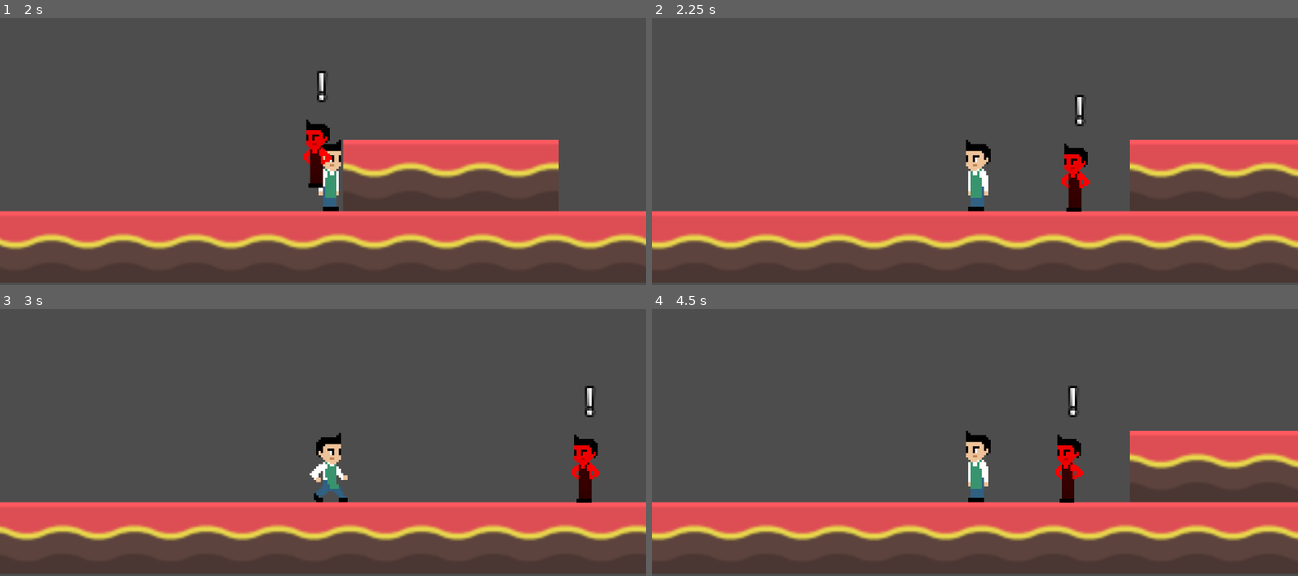
Above: before the commit, frames 1-4 (two rows, left to right).
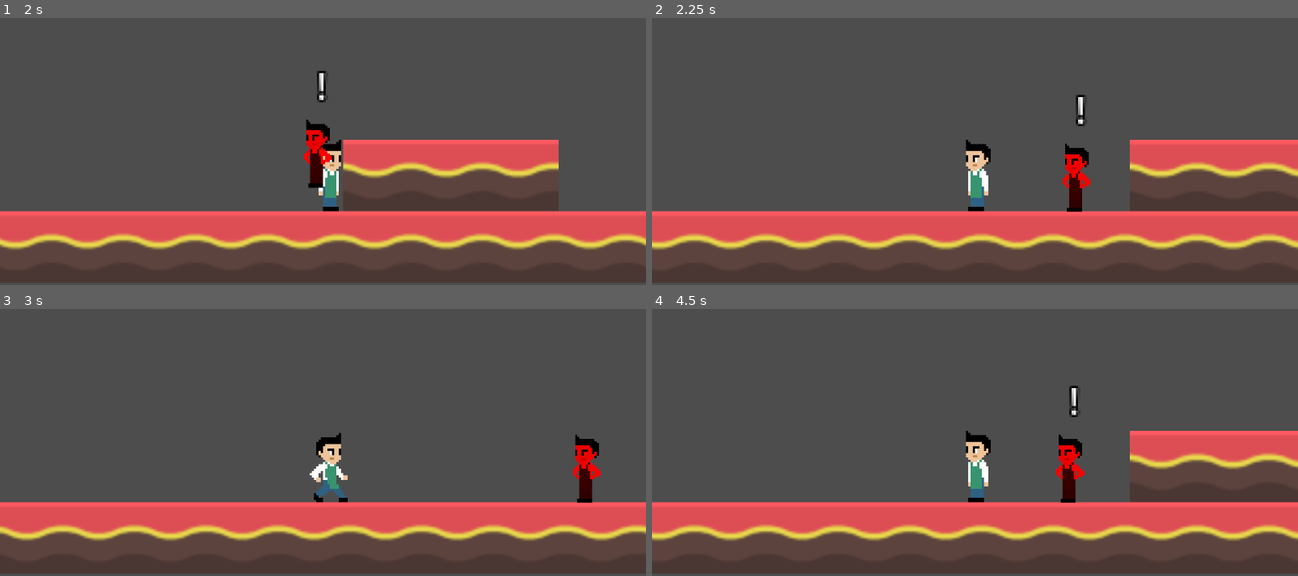
Above: after the commit, the same moments.

Repository: TheKizzyDev/GodotWildJam62
Game: Godot game, scene res://temp/temporary_test_area.tscn
Two runs of this game, one before a commit and one after it. Both use one fixed random seed, a clock stepped at 60 frames per second and the inputs below. This scene is started directly instead of the project's main scene.
Inputs (mouse positions are in pixels of both pictures, inside the frame that each line leads up to):
- Up to frame 1 (2 s): tap Enter at 0.5 s; move the mouse to (465, 84) at 0.52 s; hold D (move_right) from 0.53 s (still down); click (465, 84) at 0.6 s; tap Space (jump) at 0.77, 1.52 s; move the mouse to (193, 122) at 1.27 s; tap E (interact) at 1.35 s; click (193, 122) at 1.55 s
- Up to frame 2 (2.25 s): move the mouse to (1039, 23) at 2.02 s; release D (move_right) at 2.03 s; hold A (move_left) from 2.03 s (still down); click (1039, 23) at 2.1 s
- Up to frame 3 (3 s): move the mouse to (290, 466) at 2.77 s; release A (move_left) at 2.78 s; hold D (move_right) from 2.78 s (still down); click (290, 466) at 2.85 s
- Up to frame 4 (4.5 s): tap Space (jump) at 3.02, 3.77 s; move the mouse to (1168, 450) at 3.52 s; hold E (interact) 3.53-4.28 s; click (1168, 450) at 3.8 s; move the mouse to (781, 341) at 4.27 s; release D (move_right) at 4.28 s; hold A (move_left) from 4.28 s (still down); click (781, 341) at 4.35 s

Frame 1 is identical in both runs. In frame 2, 0.2% of the frame differs, in the area x 63-68%, y 28-73%; in frame 3, 0.3%, in the area x 88-93%, y 28-73%; in frame 4, 0.3%.

Commit message:
added hitbox and hurtbox functionality

Diff:
--- /dev/null
+++ b/components/hitbox.gd
@@ -0,0 +1,22 @@
+extends Area2D
+class_name Hitbox
+
+@export var damage = 1
+
+
+func enable(_set_enable: bool = true):
+	for child in get_children():
+		if child is CollisionShape2D or child is CollisionPolygon2D:
+			child.set_deferred("disabled", not _set_enable)
+
+
+func disable():
+	enable(false)
+
+
+################################## SIGNALS ##################################
+
+func _on_area_entered(area):
+	if area is Hurtbox:
+		print("attacking ", area.owner.name)
+		area.take_damage(damage)
--- /dev/null
+++ b/components/hitbox.tscn
@@ -0,0 +1,10 @@
+[gd_scene load_steps=2 format=3 uid="uid://fmy4e7q8y2ie"]
+
+[ext_resource type="Script" path="res://components/hitbox.gd" id="1_67gkn"]
+
+[node name="Hitbox" type="Area2D"]
+collision_layer = 0
+collision_mask = 0
+script = ExtResource("1_67gkn")
+
+[connection signal="area_entered" from="." to="." method="_on_area_entered"]
--- /dev/null
+++ b/components/hurtbox.gd
@@ -0,0 +1,33 @@
+extends Area2D
+class_name Hurtbox
+
+signal health_changed
+signal died
+
+@export var max_health = 3
+
+var health = max_health:
+	set(_health):
+		if health != _health:
+			emit_signal("health_changed")
+		health = _health
+		if health <= 0:
+			emit_signal("died")
+
+
+func _ready():
+	health = max_health
+
+
+func take_damage(_damage : int = 1):
+	health -= _damage
+
+
+func enable(_set_enable: bool = true):
+	for child in get_children():
+		if child is CollisionShape2D or child is CollisionPolygon2D:
+			child.set_deferred("disabled", not _set_enable)
+
+
+func disable():
+	enable(false)
--- /dev/null
+++ b/components/hurtbox.tscn
@@ -0,0 +1,8 @@
+[gd_scene load_steps=2 format=3 uid="uid://cho7o3kcm17lq"]
+
+[ext_resource type="Script" path="res://components/hurtbox.gd" id="1_t1x38"]
+
+[node name="Hurtbox" type="Area2D"]
+collision_layer = 0
+collision_mask = 0
+script = ExtResource("1_t1x38")
--- a/enemies/enemy_base.gd
+++ b/enemies/enemy_base.gd
@@ -145,3 +145,7 @@
 	if current_state == States.NOTICE or current_state == States.ATTACK:
 		enter_idle()
 		$TemporaryExclamationMark.visible = false
+
+
+func _on_hurtbox_died():
+	queue_free()
--- a/enemies/enemy_base.tscn
+++ b/enemies/enemy_base.tscn
@@ -1,7 +1,9 @@
-[gd_scene load_steps=6 format=3 uid="uid://cbtkxmgwfteas"]
+[gd_scene load_steps=10 format=3 uid="uid://cbtkxmgwfteas"]
 
 [ext_resource type="Script" path="res://enemies/enemy_base.gd" id="1_vmtl5"]
 [ext_resource type="Texture2D" uid="uid://wwt7c50i7vob" path="res://art/characters/barista/barista.png" id="2_hiqjj"]
+[ext_resource type="PackedScene" uid="uid://fmy4e7q8y2ie" path="res://components/hitbox.tscn" id="3_3xltf"]
+[ext_resource type="PackedScene" uid="uid://cho7o3kcm17lq" path="res://components/hurtbox.tscn" id="4_vumk1"]
 
 [sub_resource type="RectangleShape2D" id="RectangleShape2D_itdl4"]
 size = Vector2(6, 19)
@@ -12,6 +14,12 @@
 [sub_resource type="LabelSettings" id="LabelSettings_ims5m"]
 outline_size = 4
 outline_color = Color(0, 0, 0, 1)
+
+[sub_resource type="RectangleShape2D" id="RectangleShape2D_ymnc7"]
+size = Vector2(14, 28)
+
+[sub_resource type="RectangleShape2D" id="RectangleShape2D_fnrto"]
+size = Vector2(11, 28)
 
 [node name="EnemyBase" type="CharacterBody2D"]
 collision_layer = 0
@@ -67,6 +75,22 @@
 text = "!"
 label_settings = SubResource("LabelSettings_ims5m")
 
+[node name="Hitbox" parent="." instance=ExtResource("3_3xltf")]
+collision_layer = 32
+collision_mask = 16
+
+[node name="CollisionShape2D" type="CollisionShape2D" parent="Hitbox"]
+position = Vector2(-1, -14)
+shape = SubResource("RectangleShape2D_ymnc7")
+
+[node name="Hurtbox" parent="." instance=ExtResource("4_vumk1")]
+collision_layer = 32
+
+[node name="CollisionShape2D" type="CollisionShape2D" parent="Hurtbox"]
+position = Vector2(-1.5, -14)
+shape = SubResource("RectangleShape2D_fnrto")
+
 [connection signal="body_entered" from="NoticePlayerArea" to="." method="_on_notice_player_area_body_entered"]
 [connection signal="body_exited" from="NoticePlayerArea" to="." method="_on_notice_player_area_body_exited"]
 [connection signal="body_entered" from="AttackArea" to="." method="_on_attack_area_body_entered"]
+[connection signal="died" from="Hurtbox" to="." method="_on_hurtbox_died"]
--- a/player.tscn
+++ b/player.tscn
@@ -1,9 +1,11 @@
-[gd_scene load_steps=10 format=3 uid="uid://b5qco31hfuv3q"]
+[gd_scene load_steps=14 format=3 uid="uid://b5qco31hfuv3q"]
 
 [ext_resource type="Script" path="res://scripts/player.gd" id="1_eck68"]
 [ext_resource type="Texture2D" uid="uid://jmrlbm8odah" path="res://art/characters/barista/barista_blinking.png" id="2_6pvsp"]
 [ext_resource type="Texture2D" uid="uid://fs8ixgnmjv8x" path="res://art/characters/barista/barista_walk.png" id="2_d7yes"]
 [ext_resource type="LabelSettings" uid="uid://cws2v00gppk42" path="res://player_message_font.tres" id="4_nm3bn"]
+[ext_resource type="PackedScene" uid="uid://fmy4e7q8y2ie" path="res://components/hitbox.tscn" id="5_ma1pi"]
+[ext_resource type="PackedScene" uid="uid://cho7o3kcm17lq" path="res://components/hurtbox.tscn" id="6_gv1vv"]
 
 [sub_resource type="RectangleShape2D" id="RectangleShape2D_vgsx4"]
 size = Vector2(14, 32)
@@ -99,6 +101,12 @@
 "RESET": SubResource("Animation_xytes"),
 "Walking": SubResource("Animation_tjffe")
 }
+
+[sub_resource type="RectangleShape2D" id="RectangleShape2D_w3sjy"]
+size = Vector2(18, 20)
+
+[sub_resource type="RectangleShape2D" id="RectangleShape2D_tfq1i"]
+size = Vector2(16, 33)
 
 [node name="Player2D" type="CharacterBody2D"]
 script = ExtResource("1_eck68")
@@ -179,3 +187,19 @@
 text = "Press Hello"
 label_settings = ExtResource("4_nm3bn")
 vertical_alignment = 1
+
+[node name="Hitbox" parent="." instance=ExtResource("5_ma1pi")]
+collision_mask = 32
+
+[node name="CollisionShape2D" type="CollisionShape2D" parent="Hitbox"]
+position = Vector2(12, -2)
+shape = SubResource("RectangleShape2D_w3sjy")
+
+[node name="Hurtbox" parent="." instance=ExtResource("6_gv1vv")]
+collision_layer = 16
+
+[node name="CollisionShape2D" type="CollisionShape2D" parent="Hurtbox"]
+position = Vector2(2, -0.5)
+shape = SubResource("RectangleShape2D_tfq1i")
+
+[connection signal="health_changed" from="Hurtbox" to="." method="_on_hurtbox_health_changed"]
--- a/project.godot
+++ b/project.godot
@@ -41,6 +41,11 @@
 "events": [Object(InputEventKey,"resource_local_to_scene":false,"resource_name":"","device":-1,"window_id":0,"alt_pressed":false,"shift_pressed":false,"ctrl_pressed":false,"meta_pressed":false,"pressed":false,"keycode":0,"physical_keycode":69,"key_label":0,"unicode":101,"echo":false,"script":null)
 ]
 }
+attack={
+"deadzone": 0.5,
+"events": [Object(InputEventMouseButton,"resource_local_to_scene":false,"resource_name":"","device":-1,"window_id":0,"alt_pressed":false,"shift_pressed":false,"ctrl_pressed":false,"meta_pressed":false,"button_mask":0,"position":Vector2(0, 0),"global_position":Vector2(0, 0),"factor":1.0,"button_index":1,"canceled":false,"pressed":false,"double_click":false,"script":null)
+]
+}
 
 [layer_names]
 
@@ -48,3 +53,5 @@
 2d_physics/layer_2="customers"
 2d_physics/layer_3="enemies"
 2d_physics/layer_4="world"
+2d_physics/layer_5="player hurtbox"
+2d_physics/layer_6="enemy hurtbox"
--- a/scripts/player.gd
+++ b/scripts/player.gd
@@ -12,6 +12,8 @@
 @onready var _label_key = $ControlDialogue/Panel/MarginContainer/GridContainer/Label_Key
 @onready var _label_message = $ControlDialogue/Panel/MarginContainer/GridContainer/Label_Message
 @onready var _control_dialogue = $ControlDialogue
+@onready var hitbox = $Hitbox as Hitbox
+@onready var hurtbox = $Hurtbox as Hurtbox
 
 var bean_ctr = 0
 var has_bean = false
@@ -21,6 +23,7 @@
 
 
 func _ready():
+	hitbox.disable()
 	_animation_player.play("Idle_Blinking")
 	_control_dialogue.set_visible(false)
 
@@ -28,12 +31,17 @@
 func is_in_combat_zone():
 	# TODO Determine when player is in combat zone. This is probably the player
 	#      portaling to another world.
-	return false
+	return true
 
 
 func _handle_input_combat_zone(delta):
 	# TODO: Implement. This is a stub to implement combat zone movement.
-	pass
+	if Input.is_action_just_pressed("attack"):
+		hitbox.enable()
+		await get_tree().create_timer(.1).timeout
+		hitbox.disable()
+
+	_handle_cocoa_shop_input(delta)
 
 
 func _handle_cocoa_shop_input(delta):
@@ -97,3 +105,8 @@
 	_control_dialogue.set_visible(false)
 	_label_key.set_text("")
 	_label_message.set_text("")
+
+
+
+func _on_hurtbox_health_changed():
+	print("ouch")
